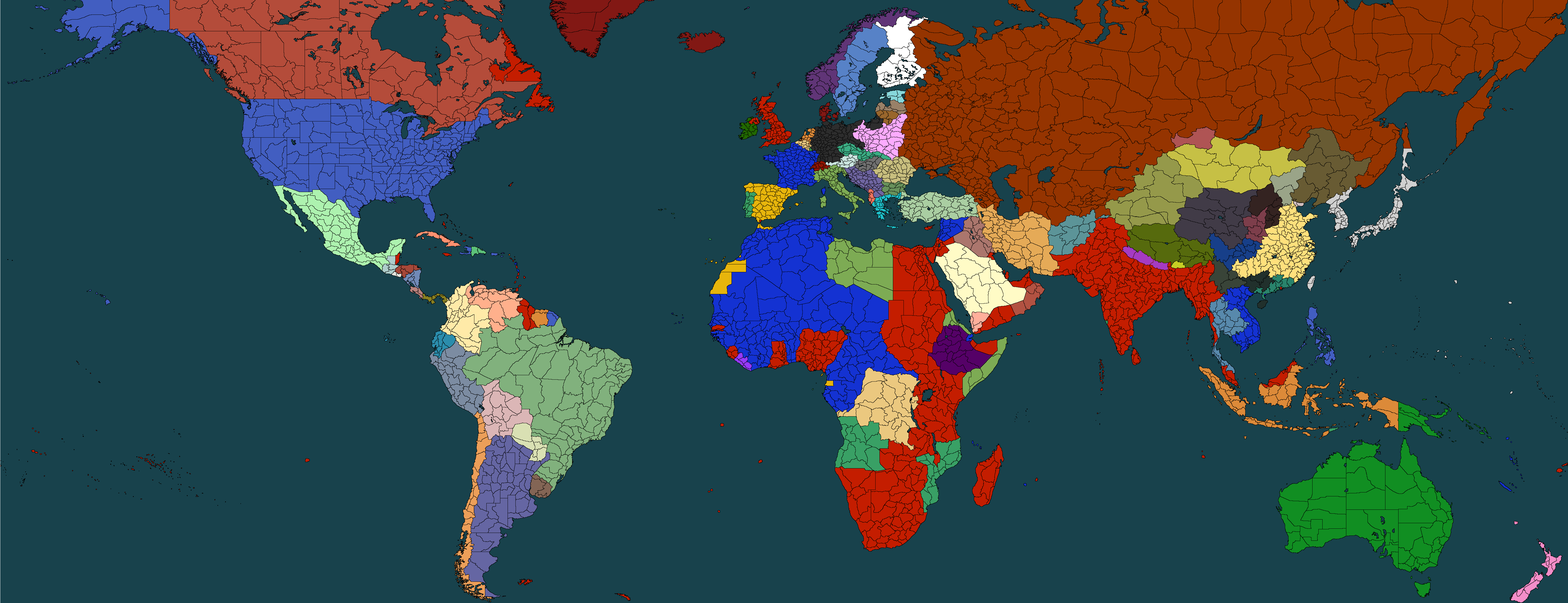
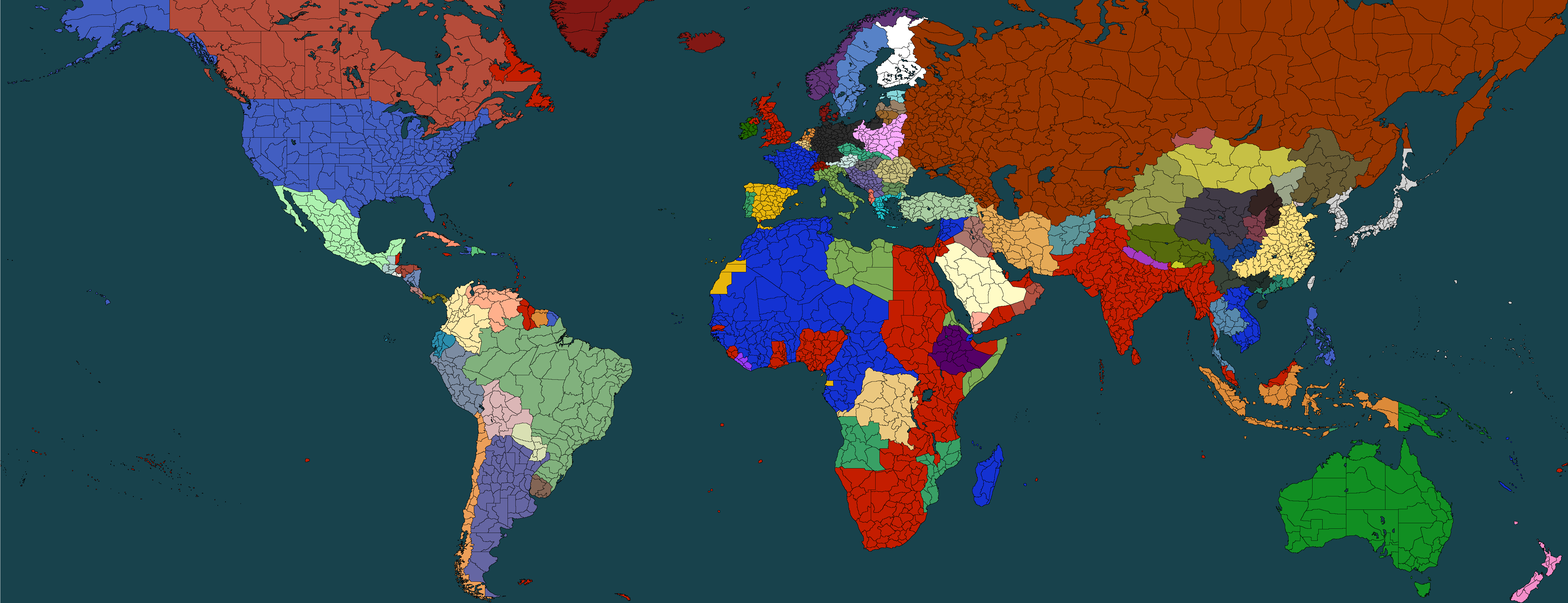
Two versions of the same layered image (1568 x 603). Layer-by-layer changes:
painted on "mondo_1.png" over [972, 445, 1004, 507]
